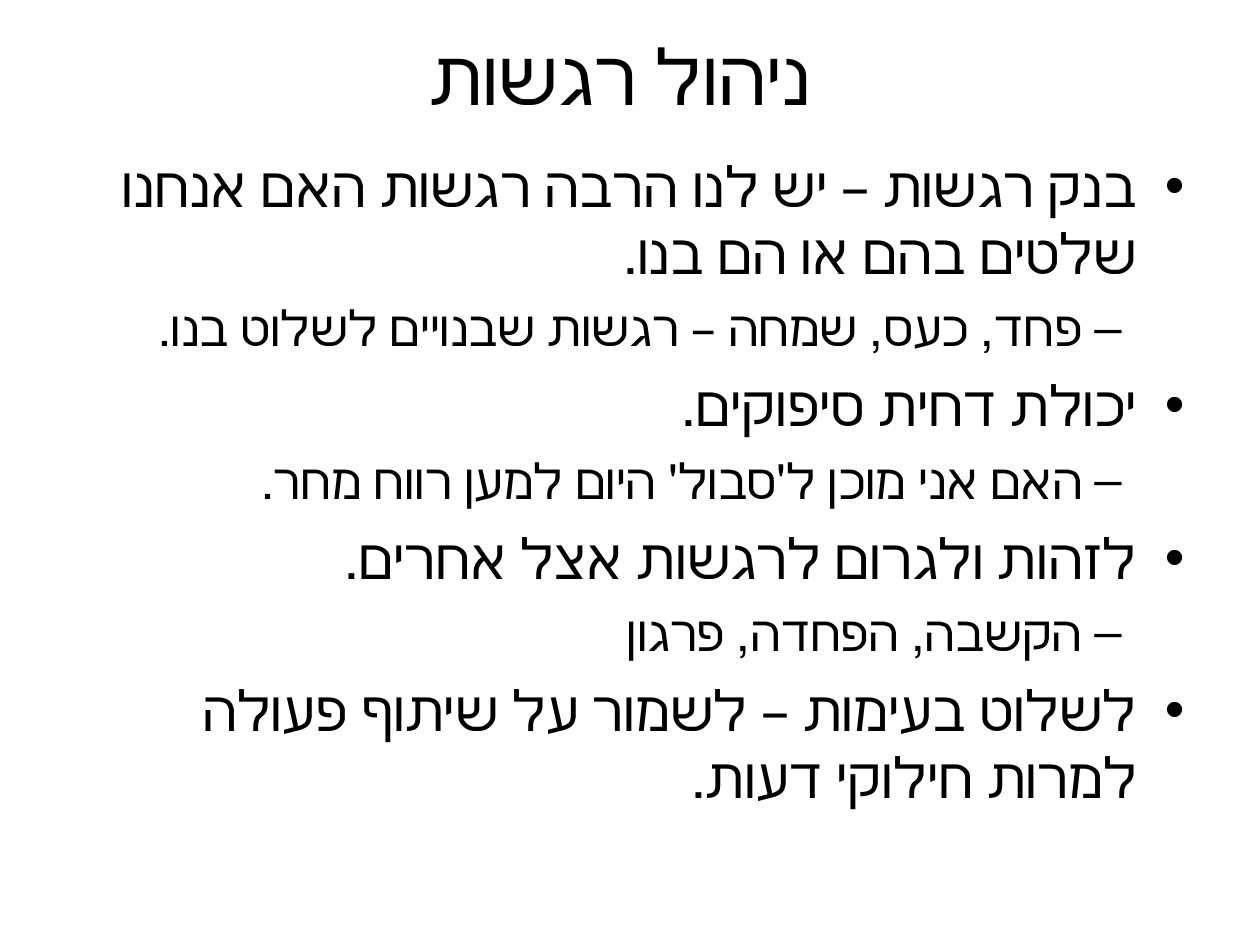
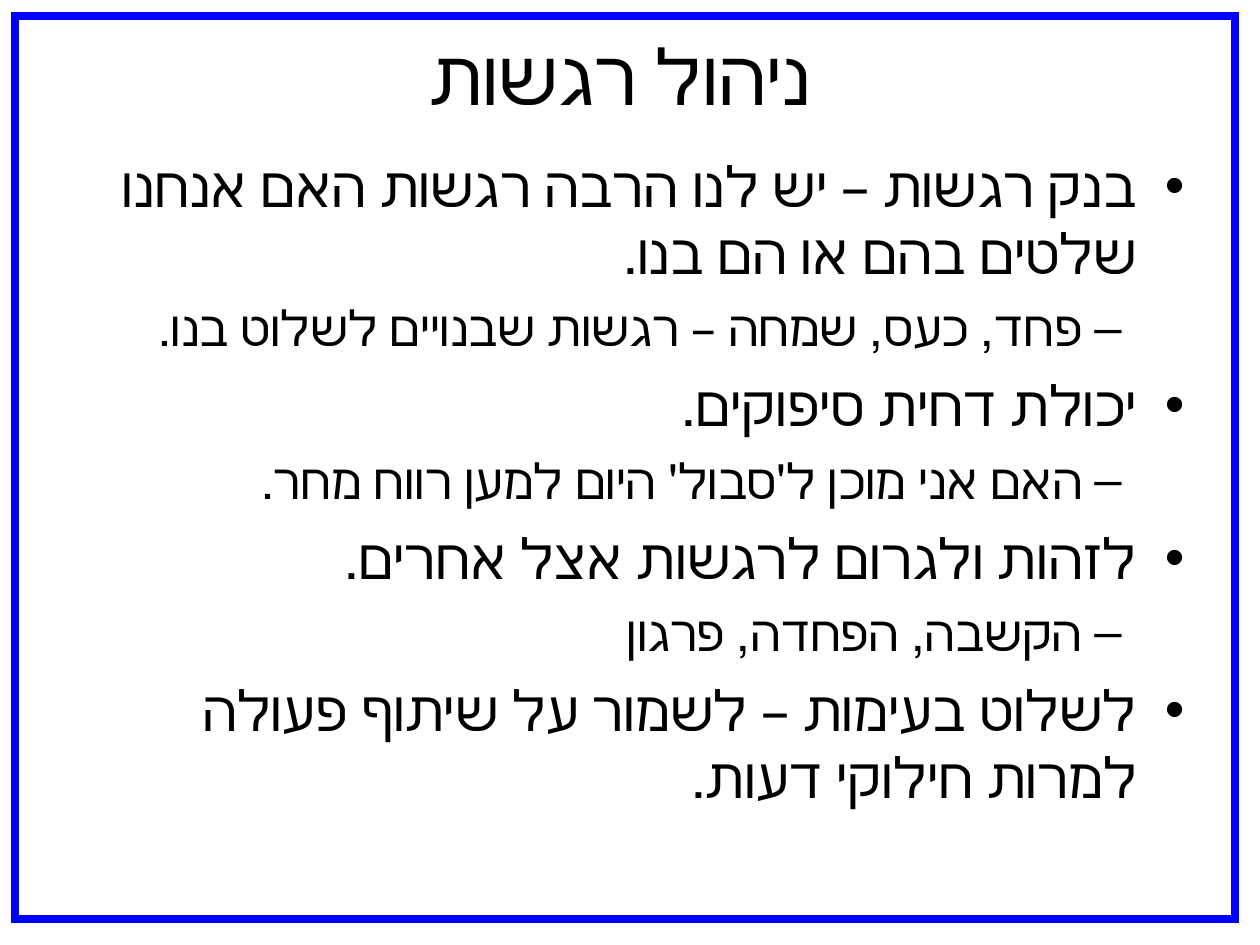
Before and after one commit to p0017408/courseCarmel, a slide deck: slide 9 of אינטליגנציה רגשית ככלי ניהול.ppt (slide 6 before the commit). Drawn at 1260x945 pixels with LibreOffice and Linux fonts; fonts in the diff are those of the drawing; background and template pictures are left out. Boxes give left, top, right and bottom in pixels: in the first picture for what was removed or moved away, otherwise in the second. Text is boxed around its words. In the diff, an @@ line names an element or a change of style, - is before the commit and + after.

```diff
--- a/אינטליגנציה רגשית ככלי ניהול.ppt
+++ b/אינטליגנציה רגשית ככלי ניהול.ppt
@@ rectangle added at (x1=15, y1=16, x2=1236, y2=920), outline #0000FF 4.51 pt @@
```
Also in this commit, not shown: 8 other slides changed, 6 slides added, 3 slides removed.
